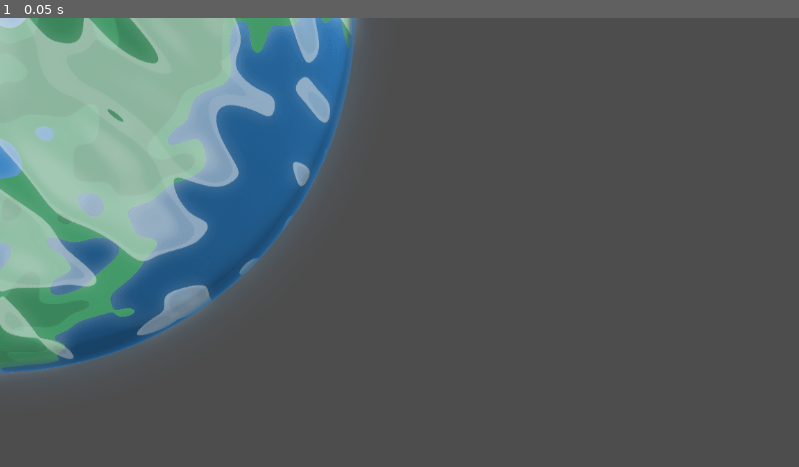
Above: before the commit, frame 1.
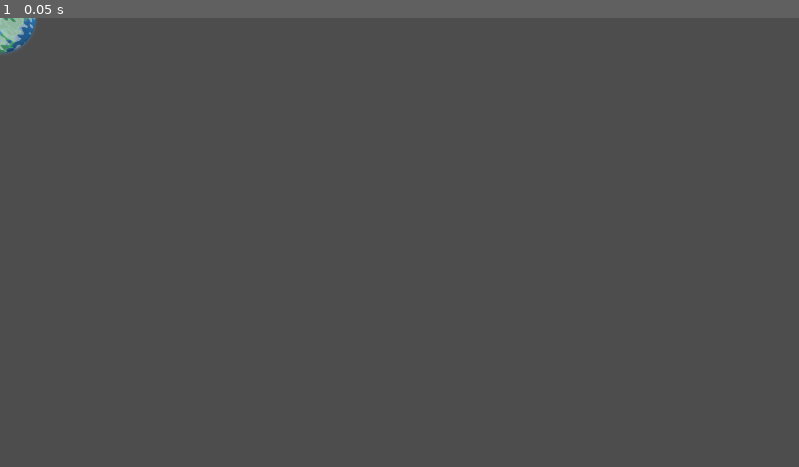
Above: after the commit, the same moment.

Repository: Archaversine/parallax
Game: Godot game, scene res://assets/scenes/planet.tscn
Two runs of this game, one before a commit and one after it. Both use one fixed random seed, a clock stepped at 60 frames per second and the inputs below. The project has no main scene, so this scene is started directly.
Inputs:
- Up to frame 1 (0.05 s): no input

The runs differ from the first frame. In frame 1, 28% of the frame differs, in the area x 0-46%, y 0-81%.

Commit message:
Added test map

Diff:
--- /dev/null
+++ b/assets/scenes/camera_2d.gd
@@ -0,0 +1,18 @@
+extends Camera2D
+
+@export var camera_speed: int = 1
+
+# Called when the node enters the scene tree for the first time.
+func _ready() -> void:
+	pass # Replace with function body.
+
+# Called every frame. 'delta' is the elapsed time since the previous frame.
+func _process(delta: float) -> void:
+	if Input.is_action_pressed("ui_up"):
+		position.y -= camera_speed
+	if Input.is_action_pressed("ui_down"):
+		position.y += camera_speed
+	if Input.is_action_pressed("ui_left"):
+		position.x -= camera_speed
+	if Input.is_action_pressed("ui_right"):
+		position.x += camera_speed
--- a/assets/scenes/planet.tscn
+++ b/assets/scenes/planet.tscn
@@ -14,4 +14,5 @@
 resource_production = SubResource("Resource_072hl")
 
 [node name="Sprite2D" type="Sprite2D" parent="." unique_id=900922263]
+scale = Vector2(0.1, 0.1)
 texture = ExtResource("2_437ha")
--- /dev/null
+++ b/assets/scenes/test_map.tscn
@@ -0,0 +1,21 @@
+[gd_scene format=3 uid="uid://dsoo61wqauc4q"]
+
+[ext_resource type="Script" uid="uid://cmv55lb3him50" path="res://assets/scenes/camera_2d.gd" id="1_dntix"]
+[ext_resource type="PackedScene" uid="uid://dfex3m41dlpv5" path="res://assets/scenes/planet.tscn" id="2_7t3ur"]
+
+[node name="TestMap" type="Node2D" unique_id=1314116101]
+
+[node name="Camera2D" type="Camera2D" parent="." unique_id=801152586]
+script = ExtResource("1_dntix")
+camera_speed = 10
+
+[node name="Planet" parent="." unique_id=1994372237 instance=ExtResource("2_7t3ur")]
+position = Vector2(100, 80)
+
+[node name="Planet2" parent="." unique_id=709217176 instance=ExtResource("2_7t3ur")]
+position = Vector2(910, 207)
+planet_texture = 10
+
+[node name="Planet3" parent="." unique_id=1498259180 instance=ExtResource("2_7t3ur")]
+position = Vector2(555, 518)
+planet_texture = 6
Not shown, added: assets/scenes/camera_2d.gd.uid
